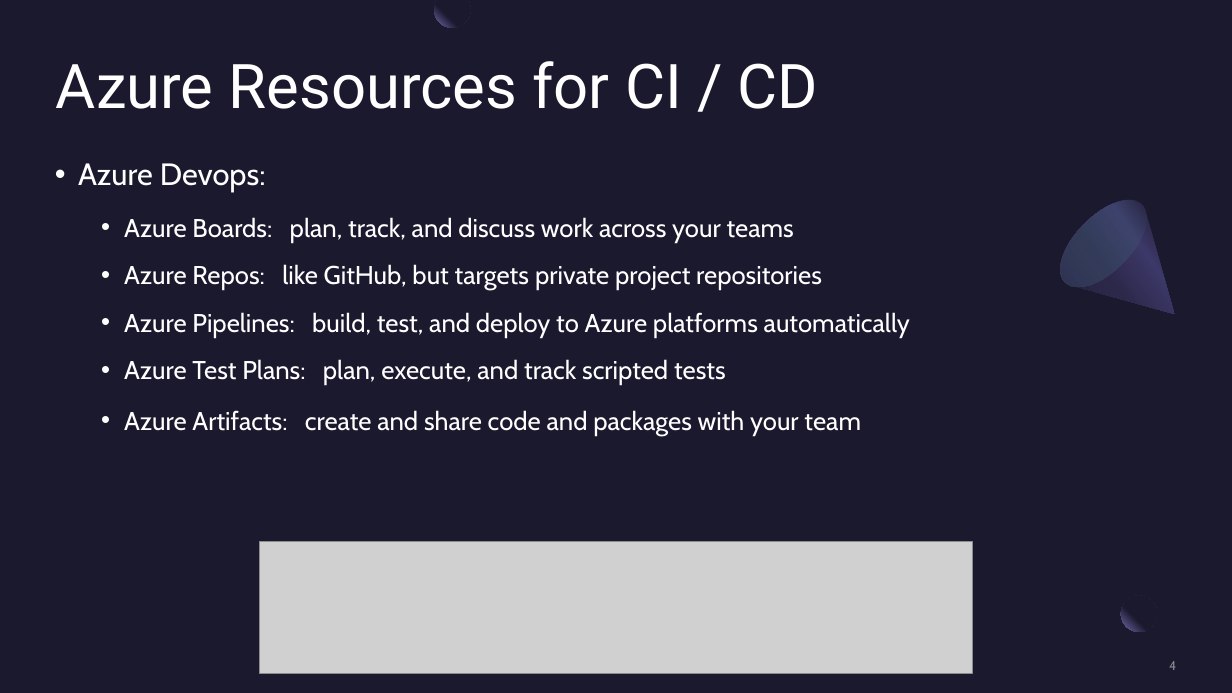
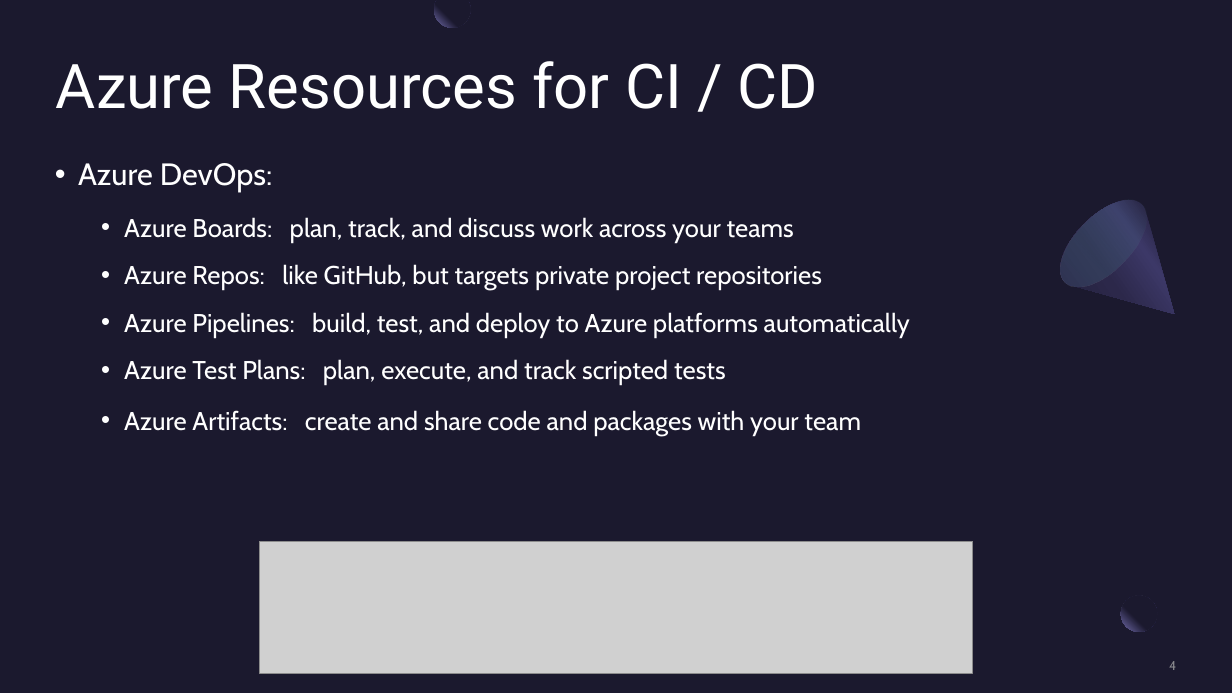
Before and after one commit to BrianChen0527/postgreSQL, a slide deck: slide 4 of MSFT_Azure/Microsoft Azure.pptx. Drawn at 1232x693 pixels with LibreOffice and Linux fonts; fonts in the diff are those of the drawing; grey boxes stand for pictures. Boxes give left, top, right and bottom in pixels: in the first picture for what was removed or moved away, otherwise in the second. Text is boxed around its words. In the diff, an @@ line names an element or a change of style, - is before the commit and + after.

Commit message:
working on Azure presentation

```diff
--- a/MSFT_Azure/Microsoft Azure.pptx
+++ b/MSFT_Azure/Microsoft Azure.pptx
@@ text at (78, 163, 273, 192): text changed @@
-• Azure Devops:
+• Azure DevOps:
```
Also in this commit, not shown: 4 slides added, 1 slide removed, 1 other file.
